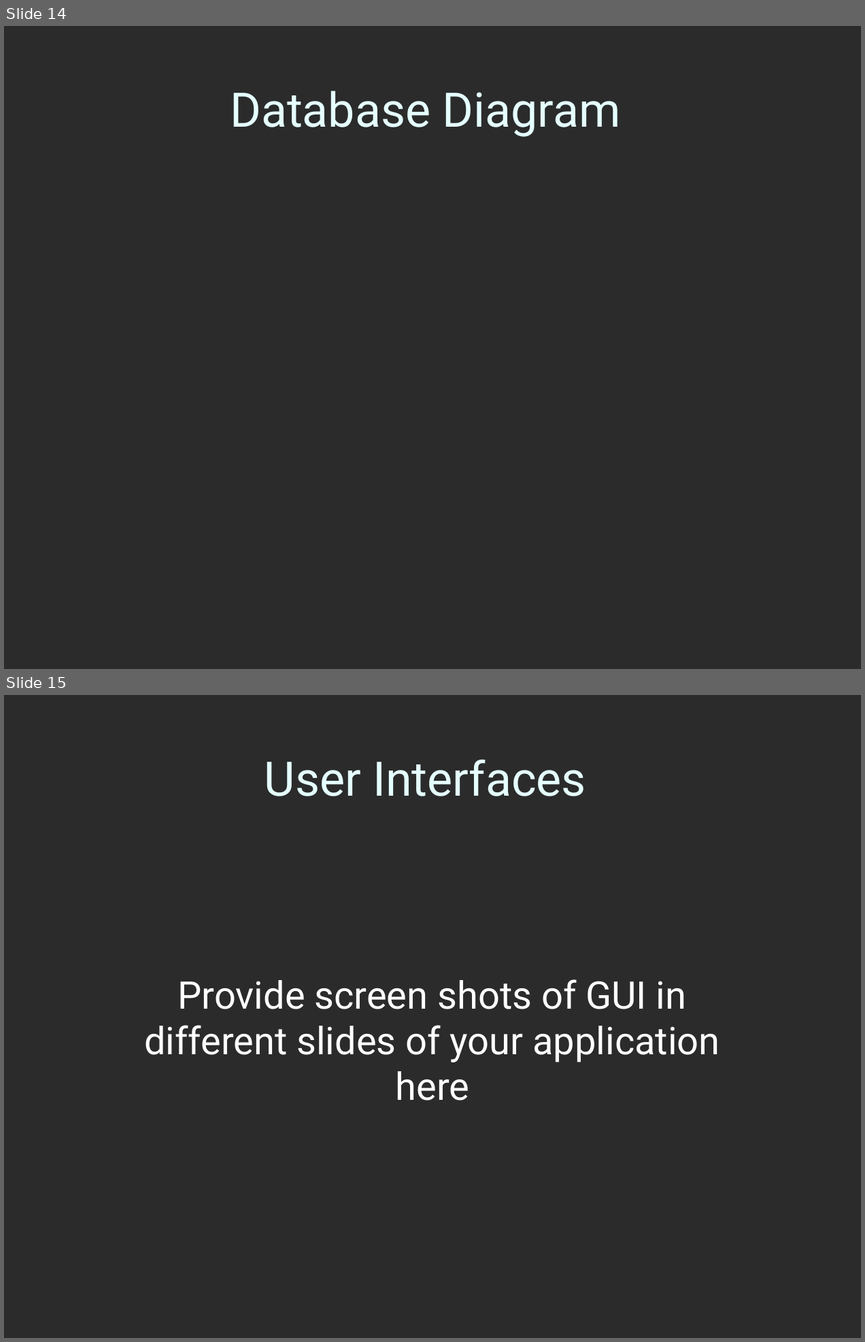
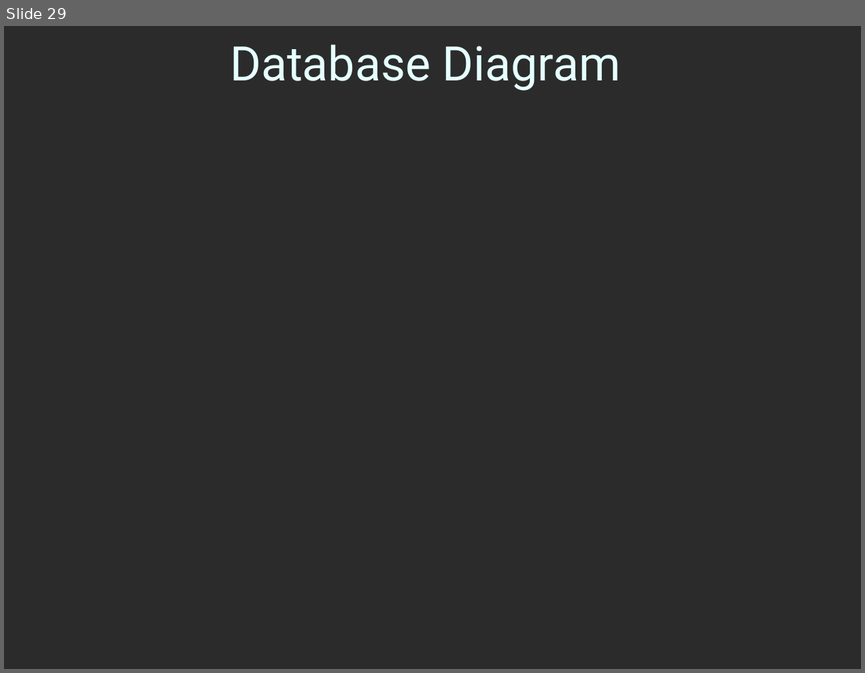
Before and after one commit to AzamWahid/LibraryInfoSystem, a slide deck: FinalDeliverables/3-SamplePresentation.ppt. Shown one above the other, each under a label of ours: slides 14 and 15 before the commit, slide 29 after it. The pictures are 865x1342 and 865x673 pixels, drawn with LibreOffice and Linux fonts; fonts in the diff are those of the drawing; background and template pictures are left out; a plain dark background stands for a picture behind light text. Boxes give left, top, right and bottom in pixels: in the first picture for what was removed or moved away, otherwise in the second. Text is boxed around its words. In the diff, an @@ line names an element or a change of style, - is before the commit and + after.

```diff
--- a/FinalDeliverables/3-SamplePresentation.ppt
+++ b/FinalDeliverables/3-SamplePresentation.ppt
@@ slide 15 removed at (4,695,861,1338), background picture (left out) @@
@@ title removed at (264,760,586,796) @@
-User Interfaces
@@ subtitle removed at (144,979,719,1100) @@
-Provide screen shots of GUI in different slides of your application here
@@ what was slide 14 is now slide 29 @@
@@ slide 29 changed as well @@
@@ title "Database Diagram": place and size @@
-title "Database Diagram" at (230,91,621,137)
+title "Database Diagram" at (230,44,621,91)
```
Also in this commit, not shown: 2 other slides changed, 32 slides added, 11 other slides removed, 9 other files.
